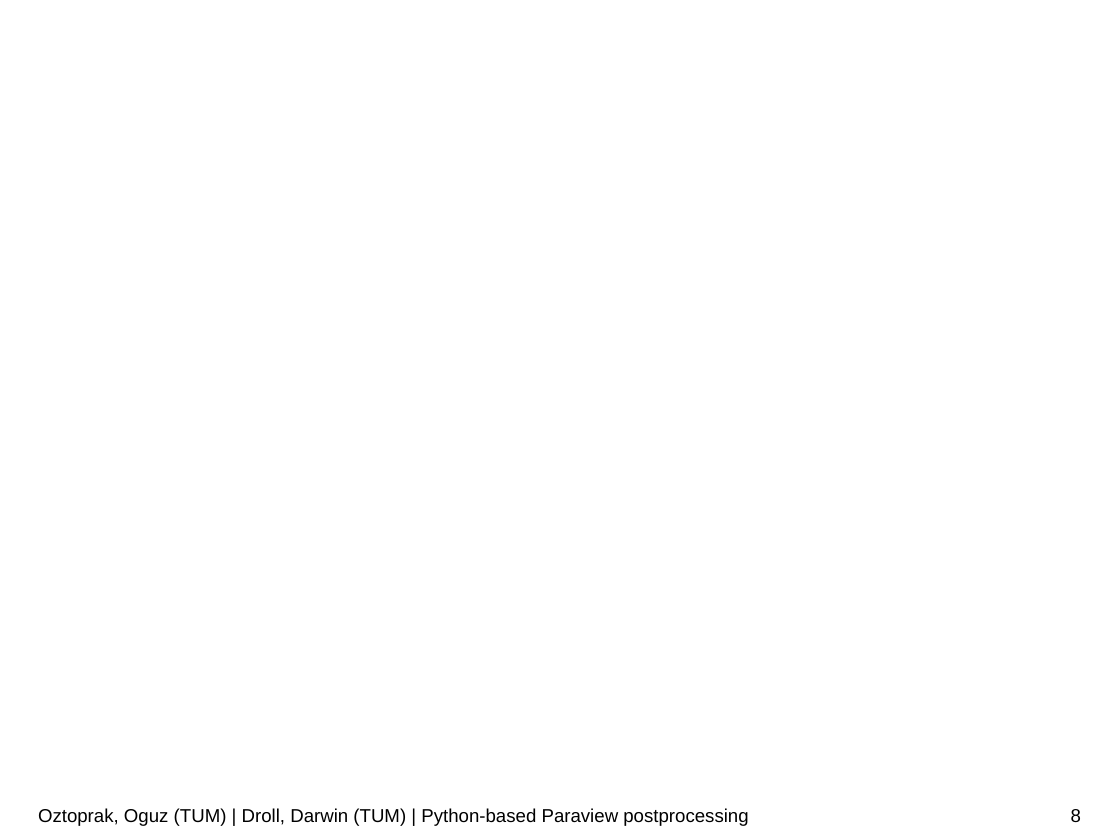
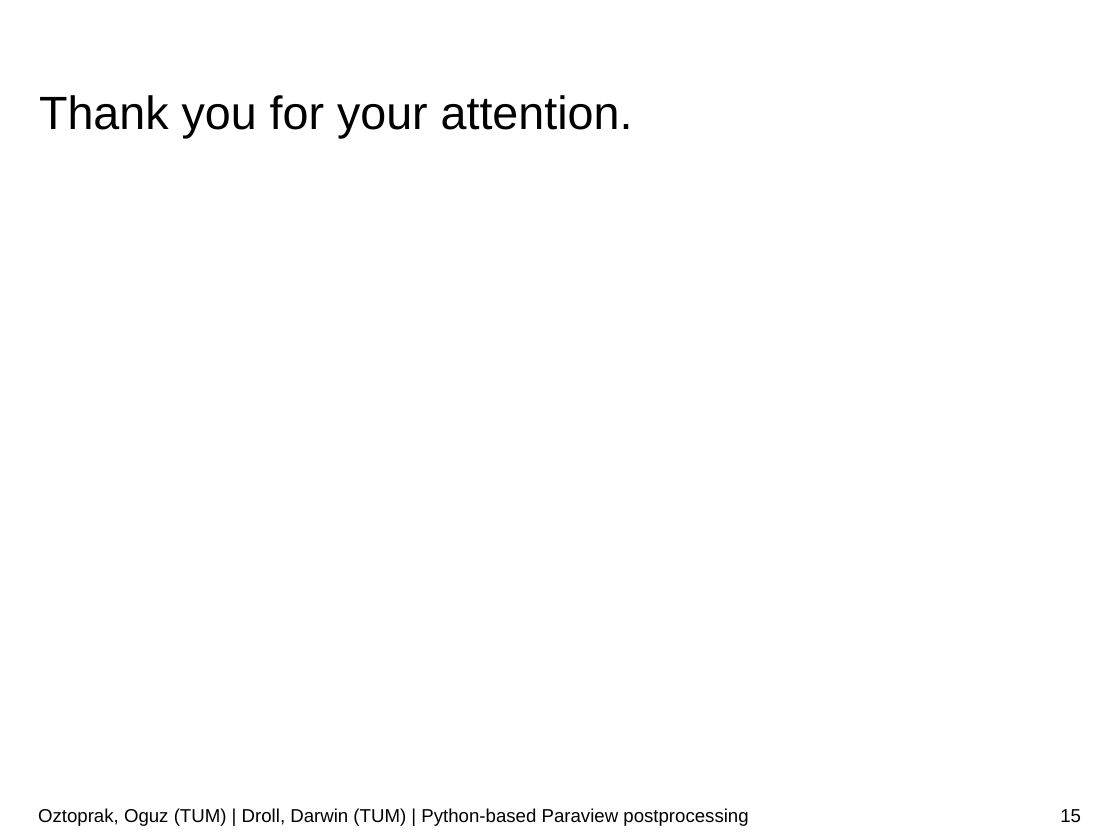
Before and after one commit to JusticeBoi/Paraview-PostProcessing-SoftwareLab, a slide deck: slide 15 of Paraview-postprocessor.pptx (slide 8 before the commit). Drawn at 1120x840 pixels with LibreOffice and Linux fonts; fonts in the diff are those of the drawing; background and template pictures are left out. Boxes give left, top, right and bottom in pixels: in the first picture for what was removed or moved away, otherwise in the second. Text is boxed around its words. In the diff, an @@ line names an element or a change of style, - is before the commit and + after.

```diff
--- a/Paraview-postprocessor.pptx
+++ b/Paraview-postprocessor.pptx
@@ text "Thank you for your attention." at (39, 95, 633, 139): line spacing 4pt to 11.3pt @@
@@ page number at (1060, 809, 1081, 823): text changed @@
-8
+15
```
Also in this commit, not shown: 8 other slides changed, 7 slides added.
